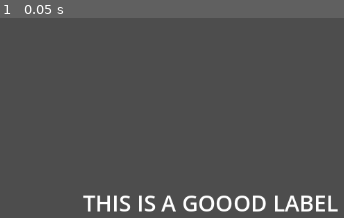
Above: before the commit, frame 1.
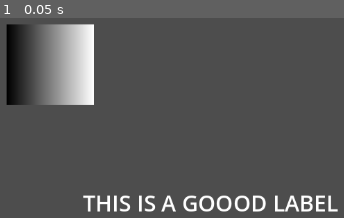
Above: after the commit, the same moment.

Repository: ericvennemeyer/gdtv_githubsampleproject
Game: Godot game, scene res://world.tscn
Same seed, same stepped clock (60 frames per second), same inputs: the game is played once before the commit and once after it.
Inputs:
- Up to frame 1 (0.05 s): no input

The runs differ from the first frame. In frame 1, 8.3% of the frame differs, in the area x 1-28%, y 3-44%.

Commit message:
Add PinkSquare

Diff:
--- a/world.tscn
+++ b/world.tscn
@@ -1,7 +1,12 @@
-[gd_scene load_steps=2 format=3 uid="uid://c4y7mvbryhf0g"]
+[gd_scene load_steps=4 format=3 uid="uid://c4y7mvbryhf0g"]
 
 [sub_resource type="LabelSettings" id="LabelSettings_uc7nt"]
 font_size = 32
+
+[sub_resource type="Gradient" id="Gradient_w8xxq"]
+
+[sub_resource type="GradientTexture2D" id="GradientTexture2D_pamu6"]
+gradient = SubResource("Gradient_w8xxq")
 
 [node name="World" type="Node2D"]
 
@@ -22,3 +27,10 @@
 size_flags_horizontal = 4
 text = "THIS IS A GOOOD LABEL"
 label_settings = SubResource("LabelSettings_uc7nt")
+
+[node name="PinkSquare" type="TextureRect" parent="."]
+offset_left = 282.0
+offset_top = 67.0
+offset_right = 408.0
+offset_bottom = 183.0
+texture = SubResource("GradientTexture2D_pamu6")
